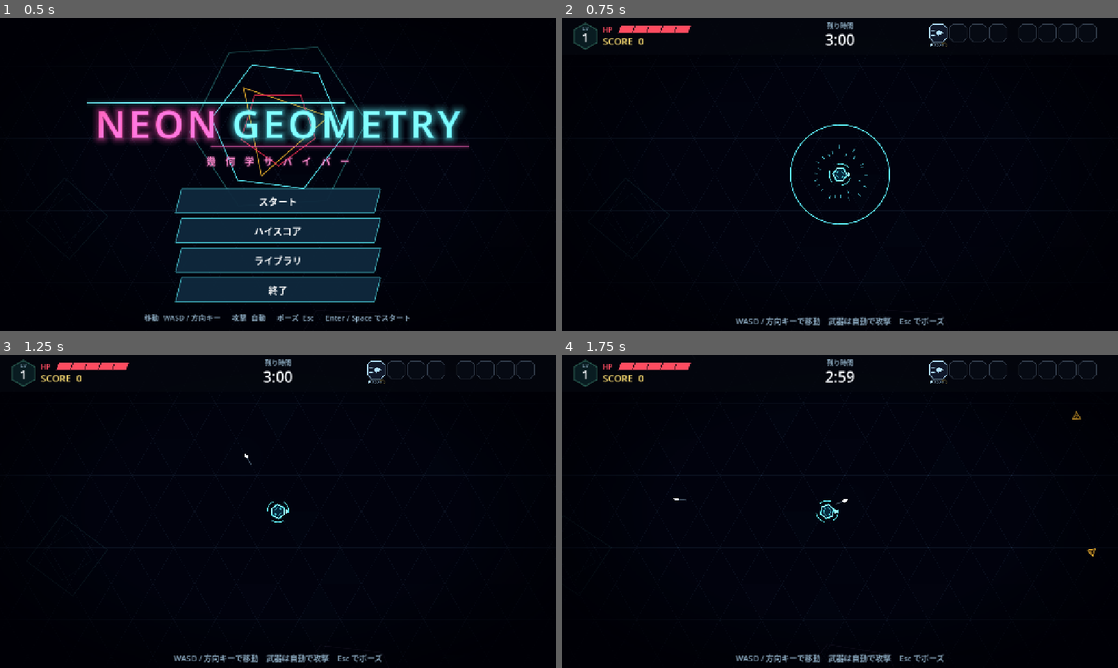
Above: before the commit, frames 1-4 (two rows, left to right).
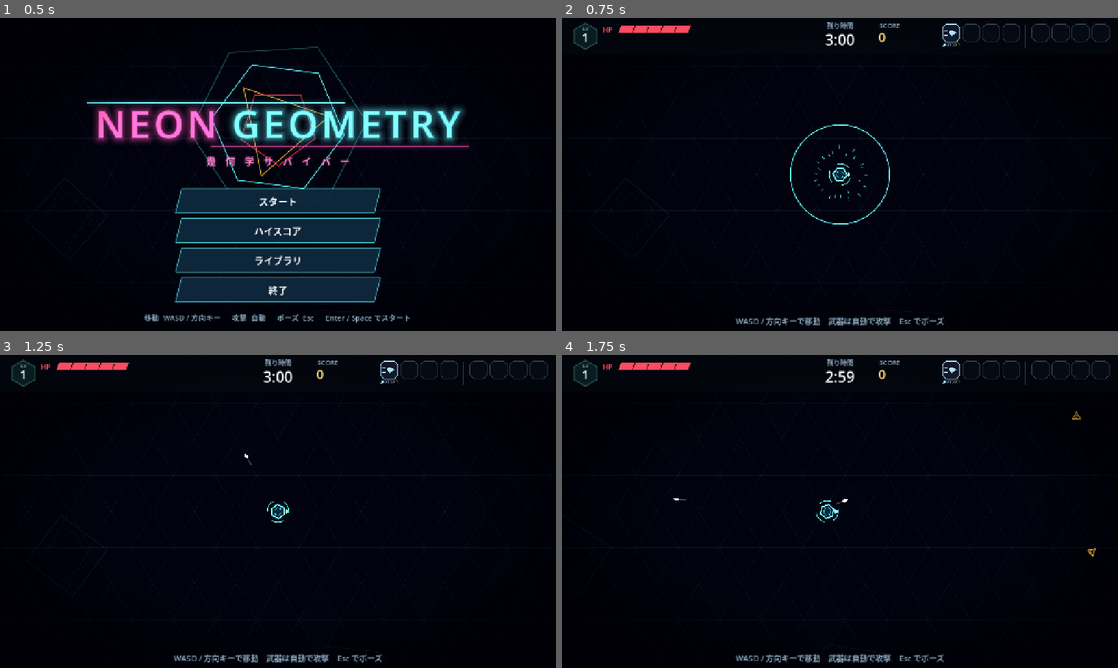
Above: after the commit, the same moments.

Repository: Shohei-Yamashiro/TestGame
Game: Godot game, scene res://scenes/main.tscn
The game is run twice, just before and just after one commit, with the same random seed, the same clock (stepped at 60 frames per second) and the same inputs.
Inputs (mouse positions are in pixels of both pictures, inside the frame that each line leads up to):
- Up to frame 1 (0.5 s): no input
- Up to frame 2 (0.75 s): click "スタート" at 0.5 s
- Up to frame 3 (1.25 s): no input
- Up to frame 4 (1.75 s): tap Enter at 1.25 s; move the mouse to (962, 495) at 1.27 s; hold D from 1.28 s (still down); tap Backspace at 1.35 s; click (962, 495) at 1.42 s; tap Space at 1.52 s

Frame 1 is identical in both runs. In frame 2, 0.8% of the frame differs, in the area x 7-99%, y 1-10%; in frame 3, 0.8%; in frame 4, 0.8%.

Commit message:
スコアを残り時間の右へ移動
残り時間と同じく、上に「SCORE」ラベル、下に数字を表示。アイコン列を右へ 30px 移動

Co-authored-by: Cursor <cursoragent@cursor.com>

Diff:
--- a/scenes/ui/hud.tscn
+++ b/scenes/ui/hud.tscn
@@ -44,15 +44,6 @@
 mouse_filter = 2
 script = ExtResource("4_status")
 
-[node name="ScoreLabel" type="Label" parent="Root"]
-layout_mode = 0
-offset_left = 94.0
-offset_top = 38.0
-offset_right = 444.0
-offset_bottom = 70.0
-theme_override_colors/font_color = Color(1, 0.88, 0.45, 1)
-theme_override_font_sizes/font_size = 22
-text = "SCORE  0"
 
 [node name="TimeCaption" type="Label" parent="Root"]
 layout_mode = 0
@@ -75,11 +66,31 @@
 text = "3:00"
 horizontal_alignment = 1
 
+[node name="ScoreCaption" type="Label" parent="Root"]
+layout_mode = 0
+offset_left = 730.0
+offset_top = 6.0
+offset_right = 870.0
+offset_bottom = 28.0
+theme_override_colors/font_color = Color(0.7, 0.85, 0.95, 0.75)
+theme_override_font_sizes/font_size = 15
+text = "SCORE"
+
+[node name="ScoreLabel" type="Label" parent="Root"]
+layout_mode = 0
+offset_left = 728.0
+offset_top = 22.0
+offset_right = 868.0
+offset_bottom = 66.0
+theme_override_colors/font_color = Color(1, 0.88, 0.45, 1)
+theme_override_font_sizes/font_size = 30
+text = "0"
+
 [node name="WeaponIcons" type="Control" parent="Root"]
 layout_mode = 0
-offset_left = 846.0
+offset_left = 876.0
 offset_top = 14.0
-offset_right = 846.0
+offset_right = 876.0
 offset_bottom = 14.0
 mouse_filter = 2
 
@@ -111,18 +122,18 @@
 
 [node name="Divider" type="ColorRect" parent="Root"]
 layout_mode = 0
-offset_left = 1036.0
+offset_left = 1066.0
 offset_top = 16.0
-offset_right = 1037.0
+offset_right = 1067.0
 offset_bottom = 68.0
 mouse_filter = 2
 color = Color(0.35, 0.95, 1, 0.3)
 
 [node name="PassiveIcons" type="Control" parent="Root"]
 layout_mode = 0
-offset_left = 1052.0
+offset_left = 1082.0
 offset_top = 14.0
-offset_right = 1052.0
+offset_right = 1082.0
 offset_bottom = 14.0
 mouse_filter = 2
 
--- a/scripts/ui/hud.gd
+++ b/scripts/ui/hud.gd
@@ -23,7 +23,7 @@
 		_time_label.add_theme_color_override("font_color", Color(1.0, 0.35 * pulse + 0.1, 0.35 * pulse + 0.1))
 	else:
 		_time_label.add_theme_color_override("font_color", TEXT_COLOR)
-	_score_label.text = "SCORE  %d" % game.score
+	_score_label.text = "%d" % game.score
 	var weapon_ids: Array = game.weapons.keys()
 	for i in _weapon_icons.size():
 		if i < weapon_ids.size():
